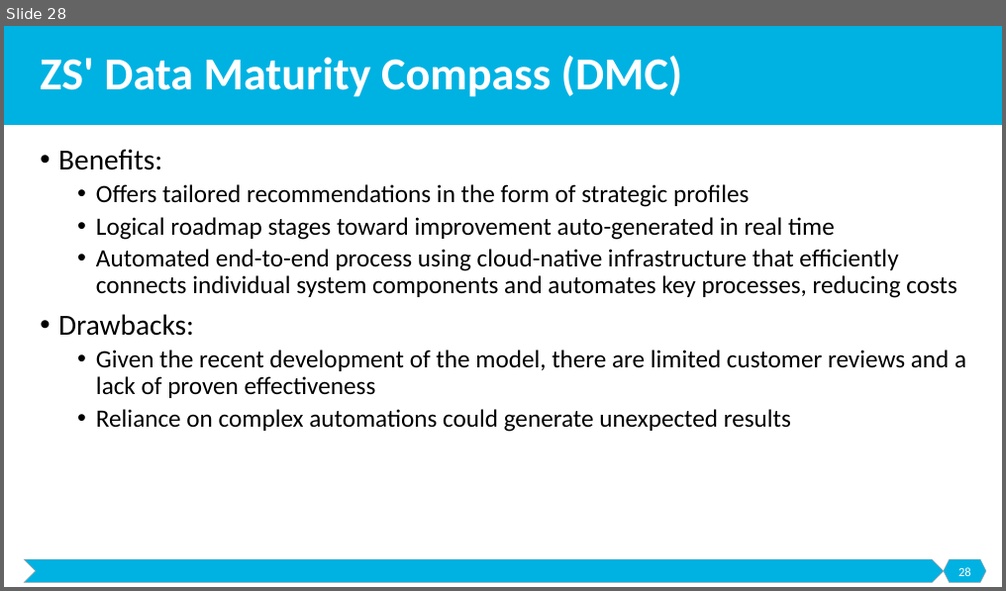
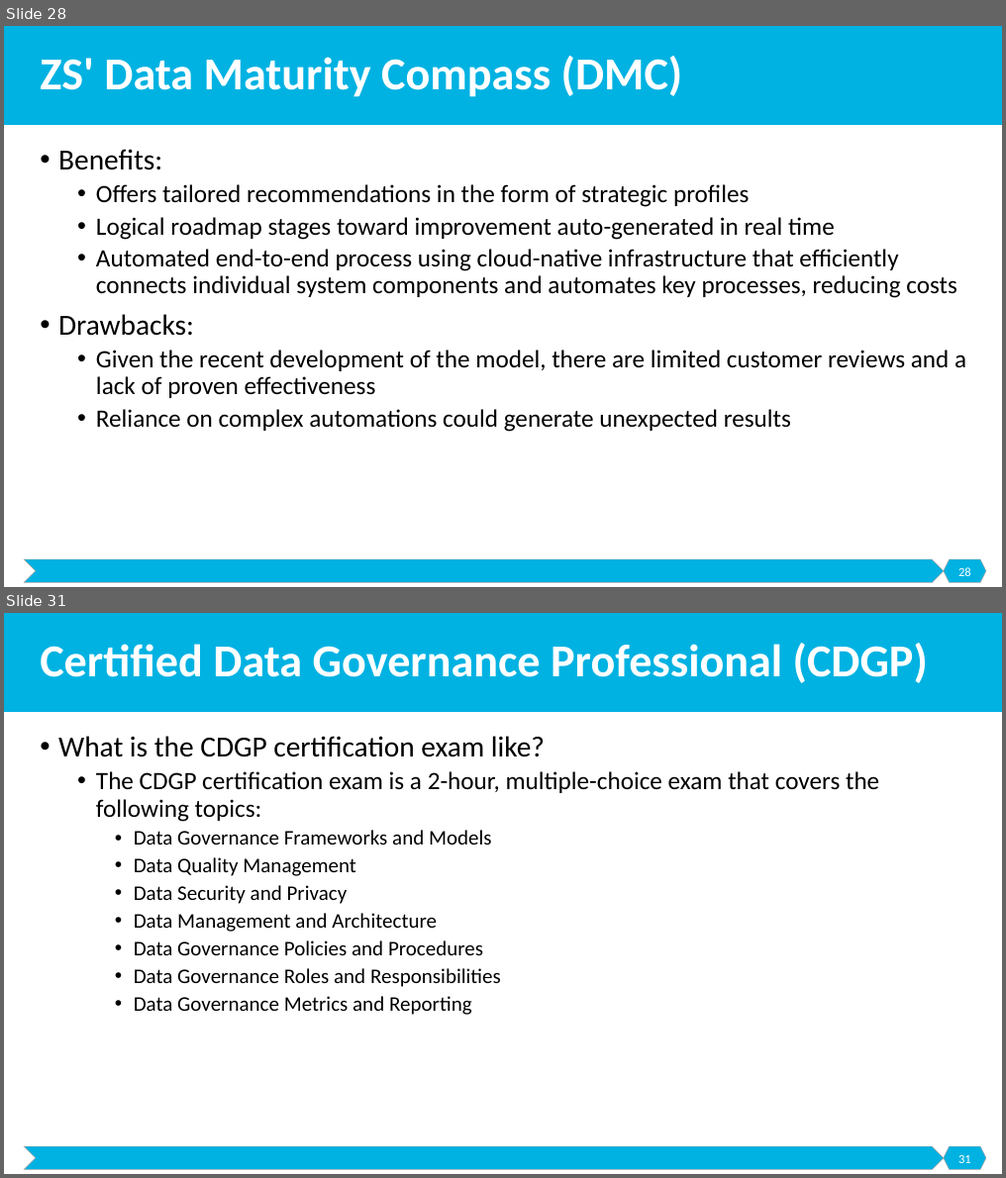
Before and after one commit to malenezi/malenezi, a slide deck: IS466/Lectures/8-Maturity/Maturity Models.pptx. Shown one above the other, each under a label of ours: slide 28 before the commit, slides 28 and 31 after it; the slides between them are not shown. The pictures are 1006x591 and 1006x1178 pixels, drawn with LibreOffice and Linux fonts; fonts in the diff are those of the drawing. Boxes give left, top, right and bottom in pixels: in the first picture for what was removed or moved away, otherwise in the second. Text is boxed around its words. In the diff, an @@ line names an element or a change of style, - is before the commit and + after.

```diff
--- a/IS466/Lectures/8-Maturity/Maturity Models.pptx
+++ b/IS466/Lectures/8-Maturity/Maturity Models.pptx
@@ slide 31 added at box(4, 613, 1002, 1174), background #FFFFFF; not listed: 3 template elements that a slide beside it also shows @@
@@ title added at box(40, 643, 928, 683), 44 pt, text #FFFFFF, bold @@
+Certified Data Governance Professional (CDGP)
@@ text added at box(58, 736, 879, 1015), 20 pt, text #000000 @@
+• What is the CDGP certification exam like?
+  • The CDGP certification exam is a 2-hour, multiple-choice exam that covers the following topics:
+    • Data Governance Frameworks and Models
+    • Data Quality Management
+    • Data Security and Privacy
+    • Data Management and Architecture
+    • Data Governance Policies and Procedures
+    • Data Governance Roles and Responsibilities
+    • Data Governance Metrics and Reporting
@@ page number added at box(958, 1156, 971, 1163), 12 pt, text #FFFFFF @@
+31
```
Also in this commit, not shown: 5 other slides added, 2 other files.
